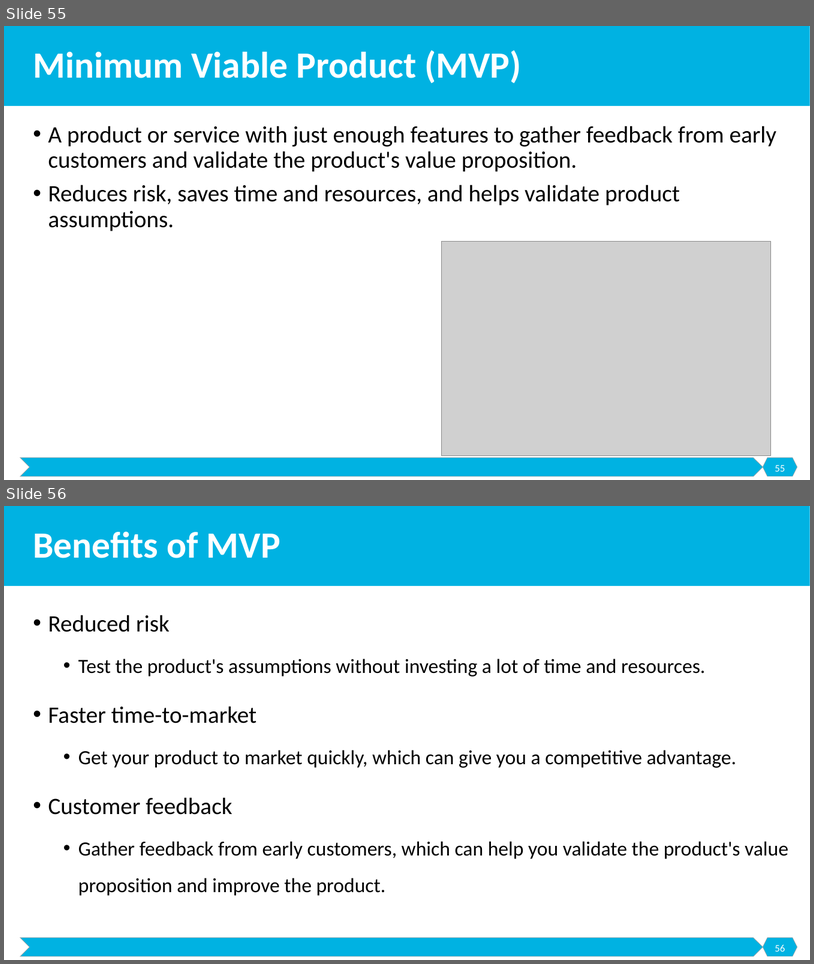
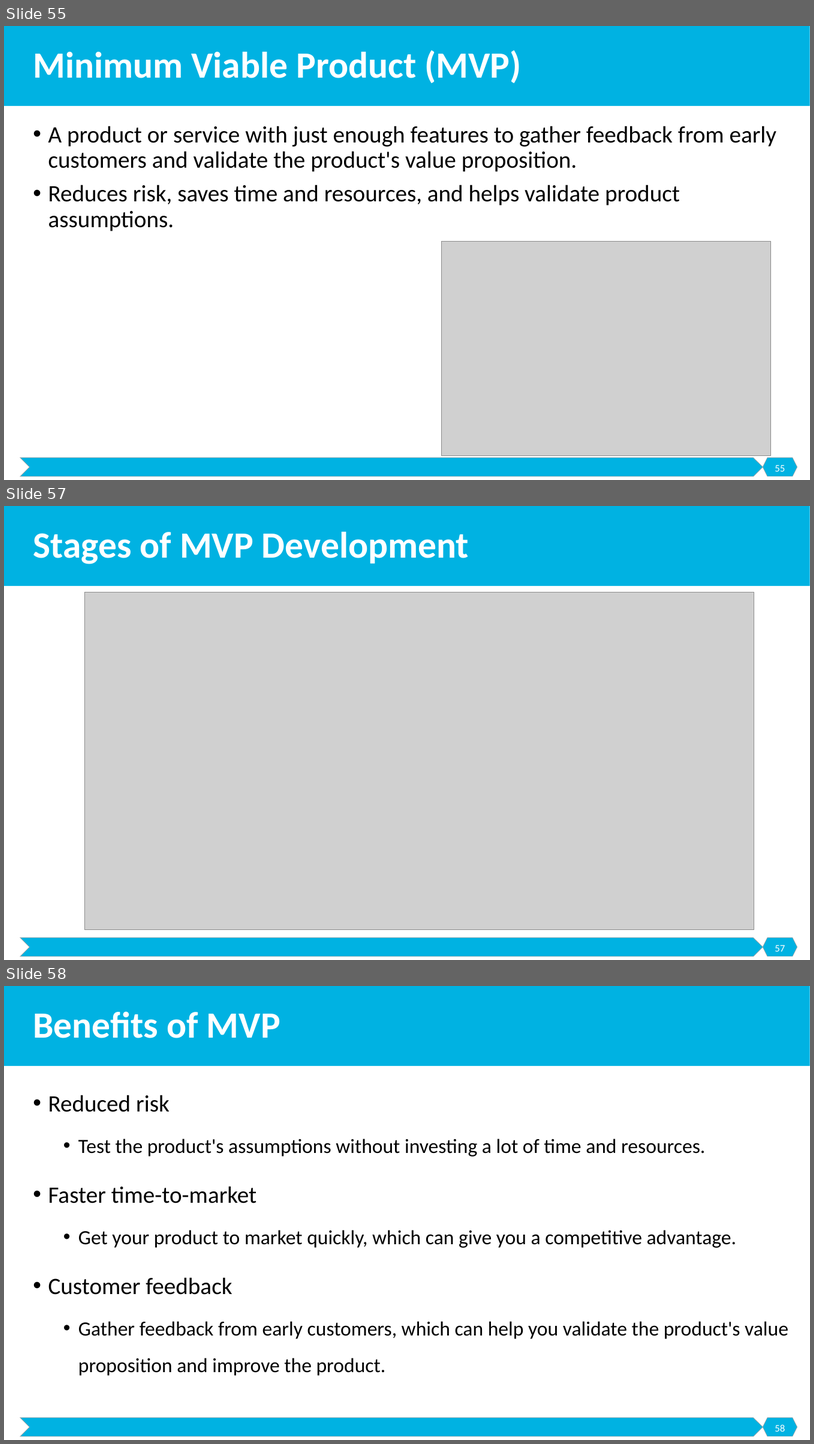
Before and after one commit to malenezi/malenezi, a slide deck: SE495/Lectures/4-Development and Prototyping/Development and Prototyping.pptx. Shown one above the other, each under a label of ours: slides 55 and 56 before the commit, slides 55, 57 and 58 after it; the slides between them are not shown. The pictures are 814x964 and 814x1444 pixels, drawn with LibreOffice and Linux fonts; fonts in the diff are those of the drawing; grey boxes stand for pictures. Boxes give left, top, right and bottom in pixels: in the first picture for what was removed or moved away, otherwise in the second. Text is boxed around its words. In the diff, an @@ line names an element or a change of style, - is before the commit and + after.

```diff
--- a/SE495/Lectures/4-Development and Prototyping/Development and Prototyping.pptx
+++ b/SE495/Lectures/4-Development and Prototyping/Development and Prototyping.pptx
@@ slide 57 added at (4, 506, 810, 960), background #FFFFFF; not listed: 3 template elements that a slide beside it also shows @@
@@ title added at (33, 531, 469, 564), 44 pt, text #FFFFFF, bold @@
+Stages of MVP Development
@@ picture added at (84, 592, 754, 929) @@
@@ page number added at (775, 945, 785, 951), 12 pt, text #FFFFFF @@
+57
@@ what was slide 56 is now slide 58 @@
@@ page number at (775, 1424, 785, 1431): text changed @@
-56
+58
```
Also in this commit, not shown: 1 slide changed, 5 other slides added.
